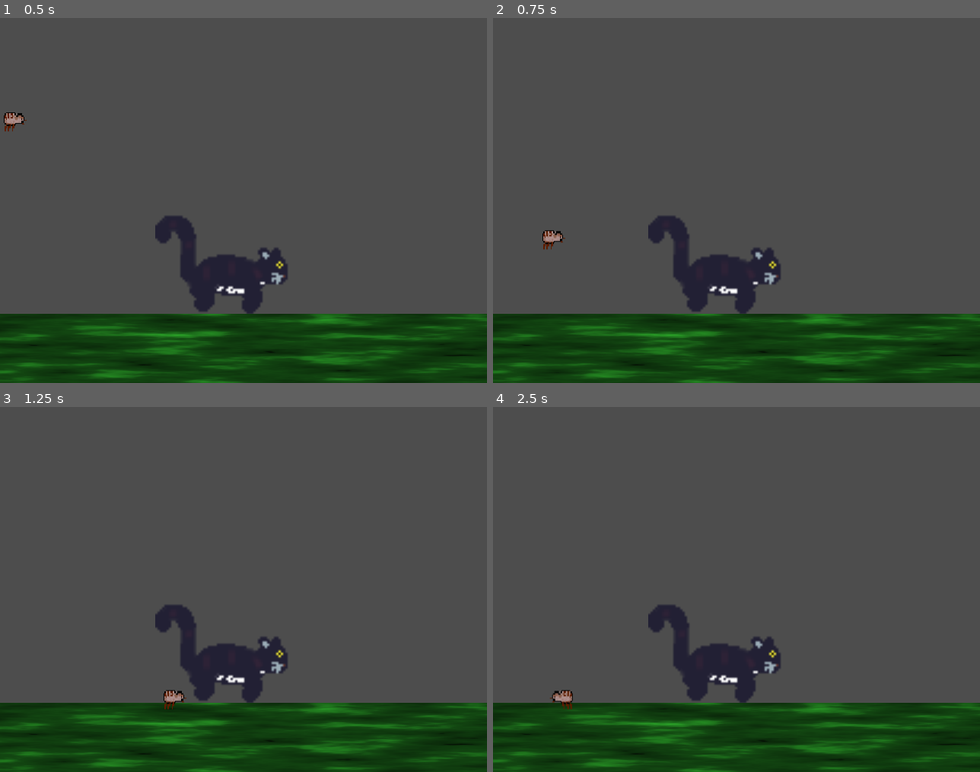
Above: before the commit, frames 1-4 (two rows, left to right).
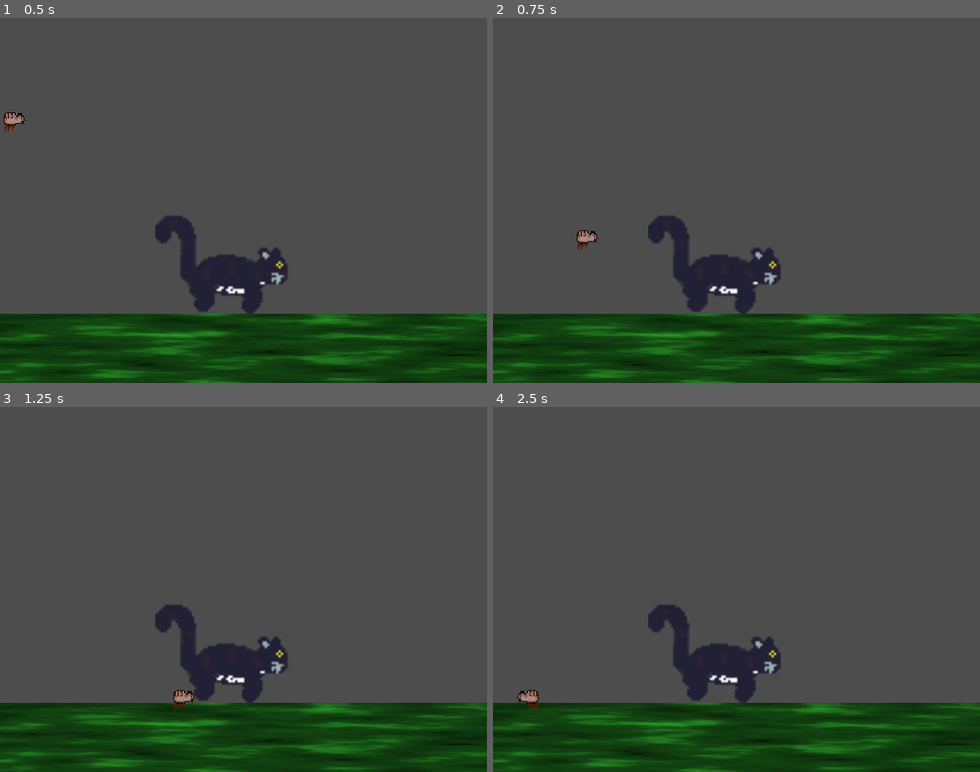
Above: after the commit, the same moments.

Repository: partkyle/fight-or-flea
Game: Godot game, scene res://main.tscn
Same seed, same stepped clock (60 frames per second), same inputs: the game is played once before the commit and once after it.
Inputs (mouse positions are in pixels of both pictures, inside the frame that each line leads up to):
- Up to frame 1 (0.5 s): no input
- Up to frame 2 (0.75 s): move the mouse to (843, 182) at 0.52 s; hold D (move_right) from 0.53 s (still down); tap Shift (dodge, bound only after the commit) at 0.6 s
- Up to frame 3 (1.25 s): keep holding D (move_right); tap Space (jump) at 0.77 s
- Up to frame 4 (2.5 s): move the mouse to (639, 607) at 1.27 s; click (639, 607) at 1.35 s; tap Space (jump) at 1.52 s; tap Shift (dodge, bound only after the commit) at 1.55, 2.3 s; move the mouse to (785, 509) at 2.02 s; release D (move_right) at 2.03 s; hold A (move_left) from 2.03 s (still down); hold Right mouse button (hold) from 2.03 s (still down)

Frame 1 is identical in both runs. In frame 2, 0.3% of the frame differs, in the area x 10-22%, y 58-64%; in frame 3, 0.2%; in frame 4, 0.3%, in the area x 4-17%, y 77-83%.

Commit message:
add a dodge that does nothing but dodge

Diff:
--- a/main.tscn
+++ b/main.tscn
@@ -8,7 +8,7 @@
 [ext_resource type="Shader" uid="uid://lshcat65xfl2" path="res://shaders/grass.tres" id="5_jtrde"]
 
 [sub_resource type="RectangleShape2D" id="RectangleShape2D_330b0"]
-size = Vector2(1000, 95)
+size = Vector2(3843, 95)
 
 [sub_resource type="ShaderMaterial" id="ShaderMaterial_c48b7"]
 shader = ExtResource("5_jtrde")
@@ -63,7 +63,7 @@
 position = Vector2(320, 400)
 
 [node name="CollisionShape2D" type="CollisionShape2D" parent="Floor"]
-position = Vector2(0, 37.5)
+position = Vector2(303.5, 37.5)
 shape = SubResource("RectangleShape2D_330b0")
 
 [node name="Sprite2D" type="Sprite2D" parent="Floor"]
--- a/project.godot
+++ b/project.godot
@@ -51,14 +51,20 @@
 }
 bite={
 "deadzone": 0.5,
-"events": [Object(InputEventJoypadButton,"resource_local_to_scene":false,"resource_name":"","device":-1,"button_index":1,"pressure":0.0,"pressed":true,"script":null)
-, Object(InputEventMouseButton,"resource_local_to_scene":false,"resource_name":"","device":-1,"window_id":0,"alt_pressed":false,"shift_pressed":false,"ctrl_pressed":false,"meta_pressed":false,"button_mask":1,"position":Vector2(104, 12),"global_position":Vector2(108, 53),"factor":1.0,"button_index":1,"canceled":false,"pressed":true,"double_click":false,"script":null)
+"events": [Object(InputEventMouseButton,"resource_local_to_scene":false,"resource_name":"","device":-1,"window_id":0,"alt_pressed":false,"shift_pressed":false,"ctrl_pressed":false,"meta_pressed":false,"button_mask":1,"position":Vector2(104, 12),"global_position":Vector2(108, 53),"factor":1.0,"button_index":1,"canceled":false,"pressed":true,"double_click":false,"script":null)
+, Object(InputEventJoypadButton,"resource_local_to_scene":false,"resource_name":"","device":-1,"button_index":2,"pressure":0.0,"pressed":true,"script":null)
 ]
 }
 hold={
 "deadzone": 0.5,
 "events": [Object(InputEventJoypadMotion,"resource_local_to_scene":false,"resource_name":"","device":-1,"axis":5,"axis_value":1.0,"script":null)
 , Object(InputEventMouseButton,"resource_local_to_scene":false,"resource_name":"","device":-1,"window_id":0,"alt_presse …(247 unchanged characters)…
+]
+}
+dodge={
+"deadzone": 0.5,
+"events": [Object(InputEventJoypadButton,"resource_local_to_scene":false,"resource_name":"","device":-1,"button_index":1,"pressure":0.0,"pressed":true,"script":null)
+, Object(InputEventKey,"resource_local_to_scene":false,"resource_name":"","device":-1,"window_id":0,"alt_pressed":false,"shift_pressed":false,"ctrl_pressed":false,"meta_pressed":false,"pressed":false,"keycode":0,"physical_keycode":4194325,"key_label":0,"unicode":0,"echo":false,"script":null)
 ]
 }
 
--- a/scripts/flea.gd
+++ b/scripts/flea.gd
@@ -5,6 +5,10 @@
 
 const SPEED = 300.0
 const JUMP_VELOCITY = -400.0
+
+const DODGE_MULTIPLIER = 10.0
+const DODGE_COOLDOWN = 0.2
+var can_dodge = true
 
 @onready var flea : Sprite2D = $Flea
 @onready var attack_container = $AttackContainer
@@ -59,6 +63,8 @@
 	elif state == STATE_MOBILE:
 		velocity.x = move_toward(velocity.x, 0, SPEED)
 
+	_handle_dodge()
+
 	move_and_slide()
 
 func flip_horizontal():
@@ -66,6 +72,13 @@
 
 func _handle_mount_movement(delta):
 	pass
+
+func _handle_dodge():
+	if Input.is_action_just_pressed('dodge') and can_dodge:
+		can_dodge = false
+		velocity.x *= DODGE_MULTIPLIER
+
+		get_tree().create_timer(DODGE_COOLDOWN).timeout.connect(func(): can_dodge = true)
 
 func _physics_process(delta):
 	if state == STATE_MOBILE:
